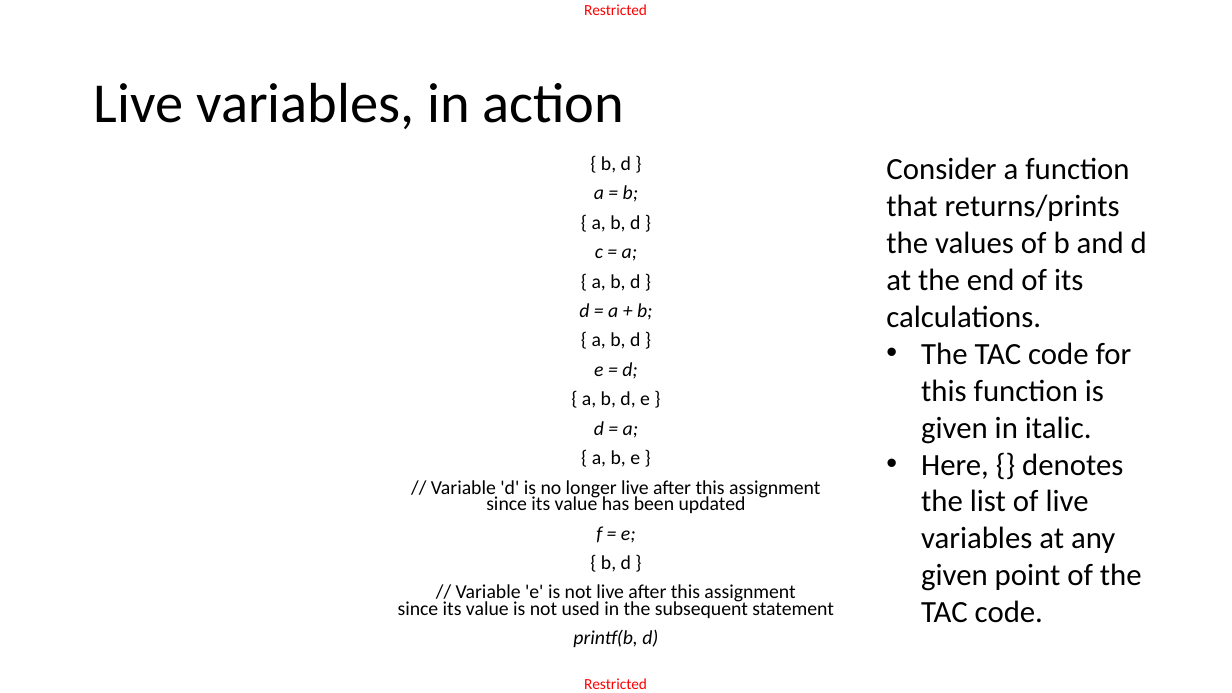
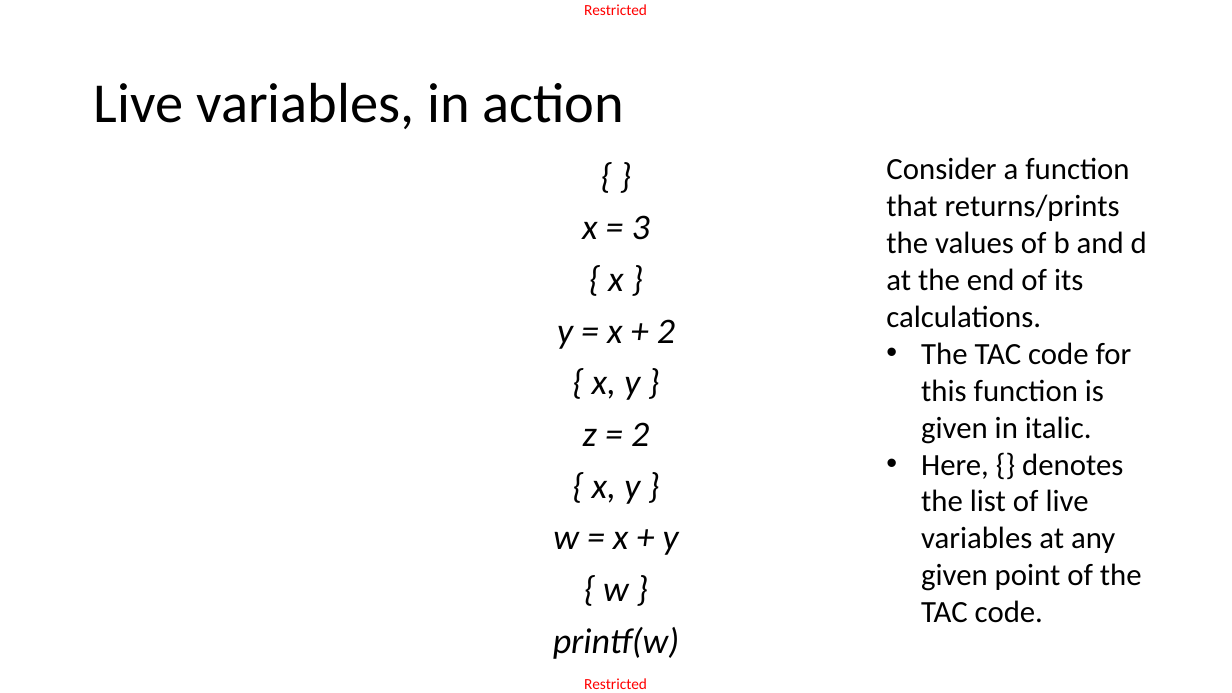
Before and after one commit to matthieudemari/SUTD_PLC_50_051, a slide deck: slide 43 of W13/W13S1/W13S1.pptx. Drawn at 1232x693 pixels with LibreOffice and Linux fonts; fonts in the diff are those of the drawing. Boxes give left, top, right and bottom in pixels: in the first picture for what was removed or moved away, otherwise in the second. Text is boxed around its words. In the diff, an @@ line names an element or a change of style, - is before the commit and + after.

```diff
--- a/W13/W13S1/W13S1.pptx
+++ b/W13/W13S1/W13S1.pptx
@@ text at (553, 215, 679, 659): text changed; size 15.4 to 28 pt; italic on @@
-{ b, d }
-a = b;
-{ a, b, d }
-c = a;
-{ a, b, d }
-d = a + b;
-{ a, b, d }
-e = d;
-{ a, b, d, e }
-d = a;
-{ a, b, e }
-// Variable 'd' is no longer live after this assignment
-since its value has been updated
-f = e;
-{ b, d }
-// Variable 'e' is not live after this assignment
-since its value is not used in the subsequent statement
-printf(b, d)
+{ }
+x = 3
+{ x }
+y = x + 2
+{ x, y }
+z = 2
+{ x, y }
+w = x + y
+{ w }
+printf(w)
```
Also in this commit, not shown: 4 other slides changed, 9 slides removed, 1 other file.
